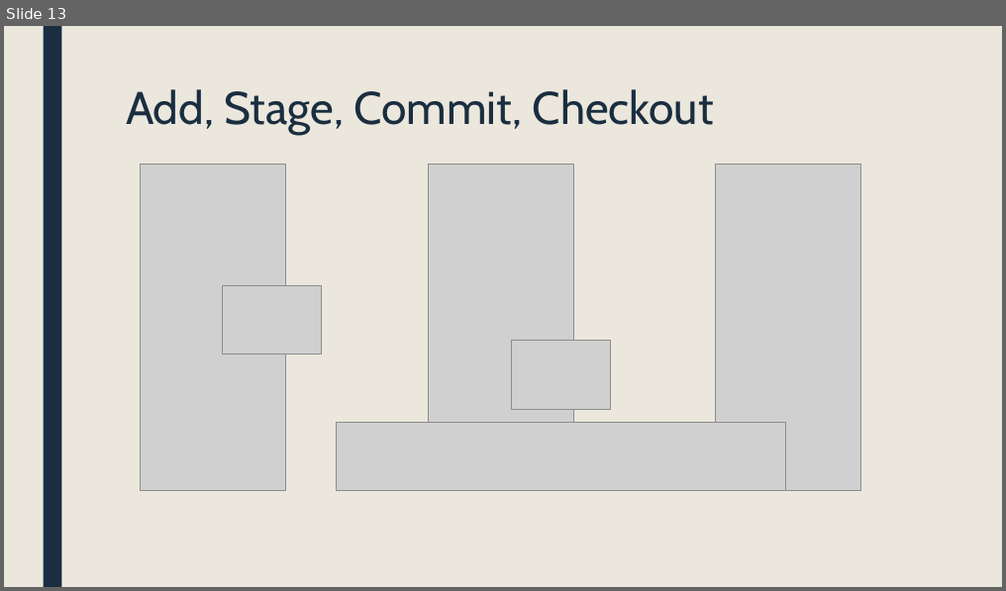
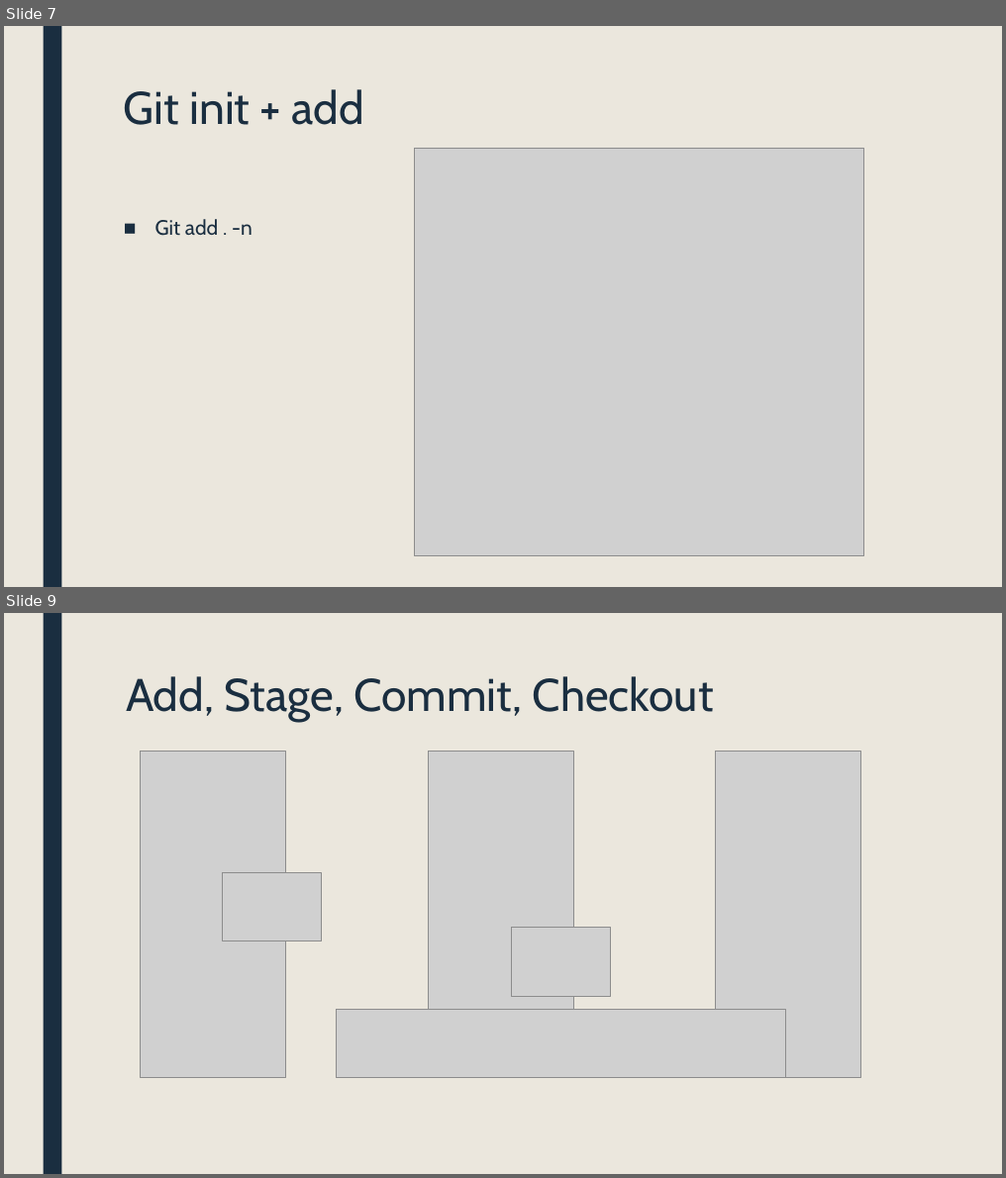
Before and after one commit to ufarm/sommer2016, a slide deck: GIT.pptx. Shown one above the other, each under a label of ours: slide 13 before the commit, slides 7 and 9 after it; the slides between them are not shown. The pictures are 1006x591 and 1006x1178 pixels, drawn with LibreOffice and Linux fonts; fonts in the diff are those of the drawing; grey boxes stand for pictures. Boxes give left, top, right and bottom in pixels: in the first picture for what was removed or moved away, otherwise in the second. Text is boxed around its words. In the diff, an @@ line names an element or a change of style, - is before the commit and + after.

```diff
--- a/GIT.pptx
+++ b/GIT.pptx
@@ slide 7 added at <box>4,26,1002,587</box>, background #EBE7DD; not listed: 1 template element that a slide beside it also shows @@
@@ title added at <box>124,89,364,125</box>, 44 pt, text #1A2E40 @@
+Git init + add
@@ picture added at <box>414,148,864,557</box> @@
@@ text added at <box>155,219,252,236</box>, 20 pt, text #1A2E40 @@
+■ Git add . -n
@@ what was slide 13 is now slide 9 @@
```
Also in this commit, not shown: 1 slide changed, 1 other slide added.
